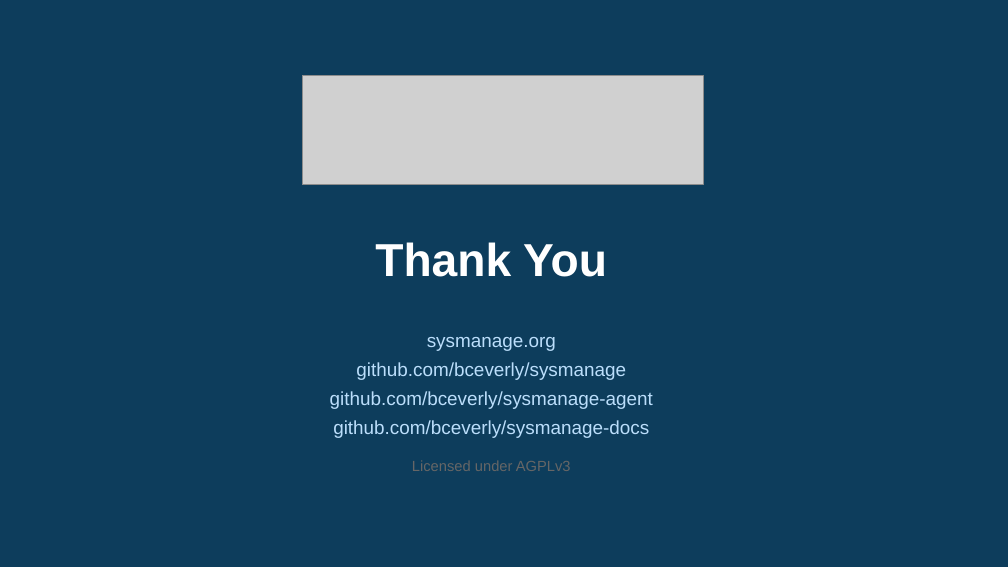
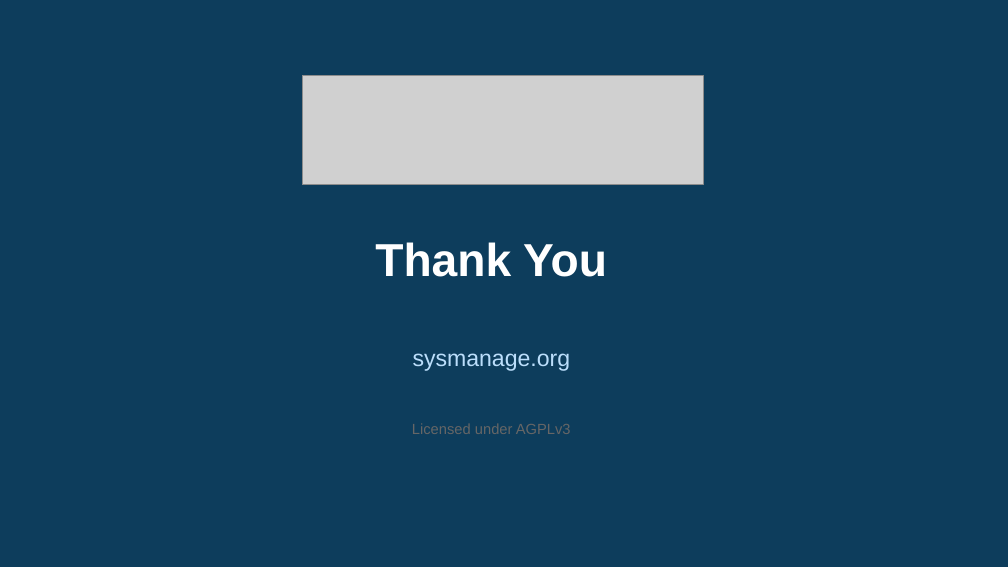
Before and after one commit to bceverly/sysmanage-docs, a slide deck: slide 32 of Presentations/SysManage.pptx (slide 30 before the commit). Drawn at 1008x567 pixels with LibreOffice and Linux fonts; fonts in the diff are those of the drawing; grey boxes stand for pictures. Boxes give left, top, right and bottom in pixels: in the first picture for what was removed or moved away, otherwise in the second. Text is boxed around its words. In the diff, an @@ line names an element or a change of style, - is before the commit and + after.

Commit message:
Updated slides

```diff
--- a/Presentations/SysManage.pptx
+++ b/Presentations/SysManage.pptx
@@ text "sysmanage.org": place and size @@
-text "sysmanage.org" at (330,337,653,438)
+text "sysmanage.org" at (413,353,571,371)
@@ text "sysmanage.org" at (413,353,571,371): size 18 to 22 pt; less space between paragraphs @@
@@ text at (330,362,653,438): paragraphs removed @@
-github.com/bceverly/sysmanage
-github.com/bceverly/sysmanage-agent
-github.com/bceverly/sysmanage-docs
@@ text "Licensed under AGPLv3": place and size @@
-text "Licensed under AGPLv3" at (412,460,571,471)
+text "Licensed under AGPLv3" at (412,423,571,434)
```
Also in this commit, not shown: 5 other slides changed, 2 slides added, 4 other files.
